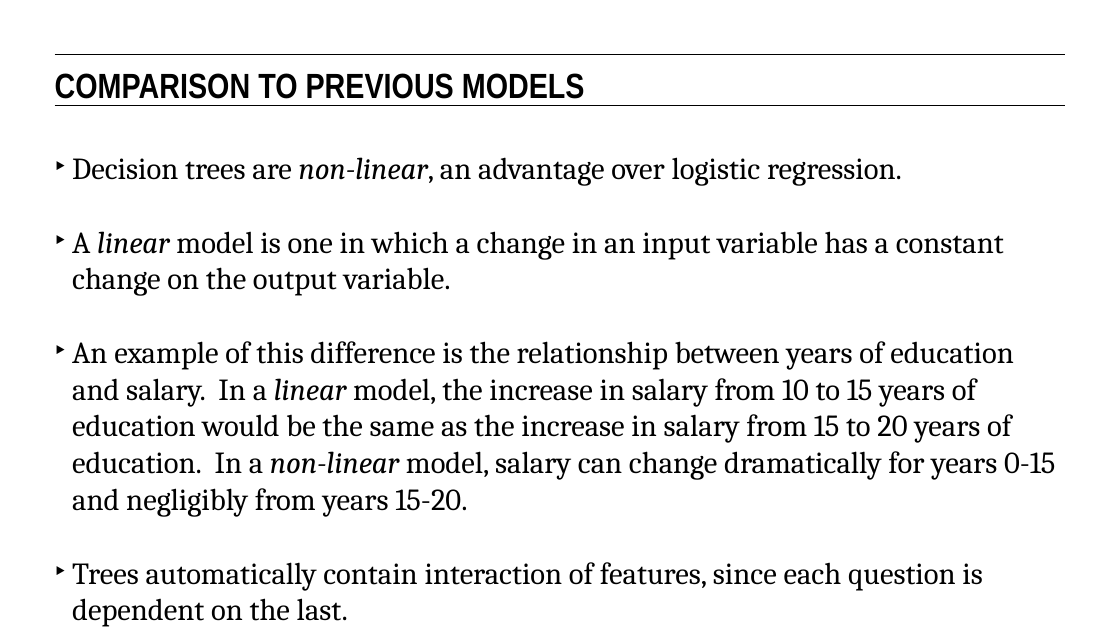
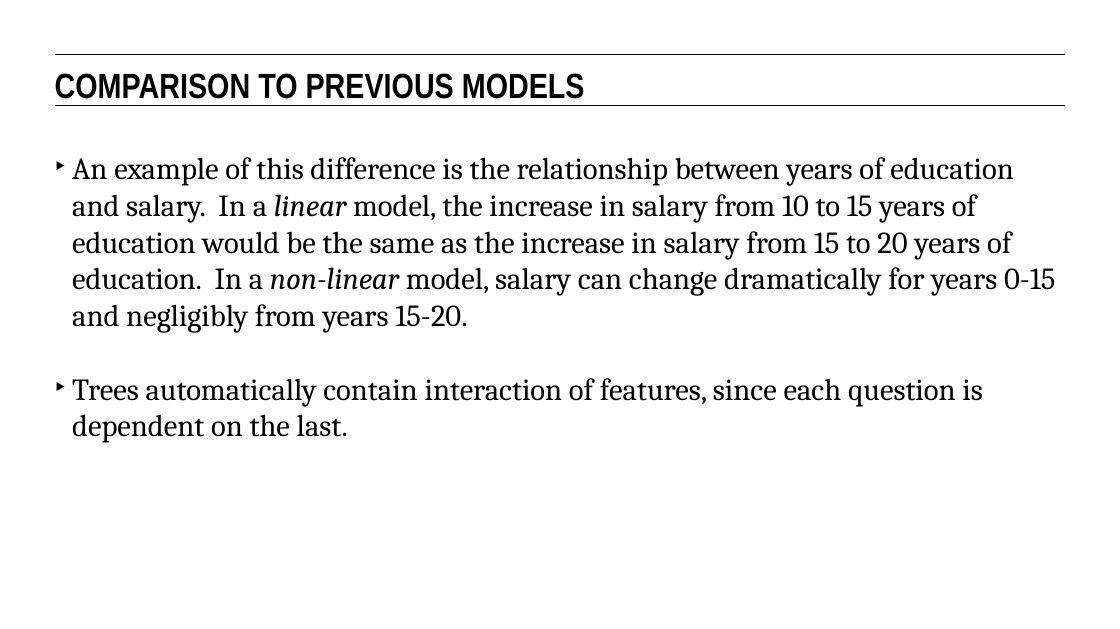
Before and after one commit to eflautt/ga-data-science, a slide deck: slide 25 of lessons/lesson-12/12-decision-trees-and-random-forests.pptx (slide 21 before the commit). Drawn at 1120x629 pixels with LibreOffice and Linux fonts; fonts in the diff are those of the drawing. Boxes give left, top, right and bottom in pixels: in the first picture for what was removed or moved away, otherwise in the second. Text is boxed around its words. In the diff, an @@ line names an element or a change of style, - is before the commit and + after.

```diff
--- a/lessons/lesson-12/12-decision-trees-and-random-forests.pptx
+++ b/lessons/lesson-12/12-decision-trees-and-random-forests.pptx
@@ text at [72,157,1004,296]: paragraphs removed @@
-‣ Decision trees are non-linear, an advantage over logistic regression.
-‣ A linear model is one in which a change in an input variable has a constant change on the output variable.
```
Also in this commit, not shown: 11 other slides changed, 5 slides added.
